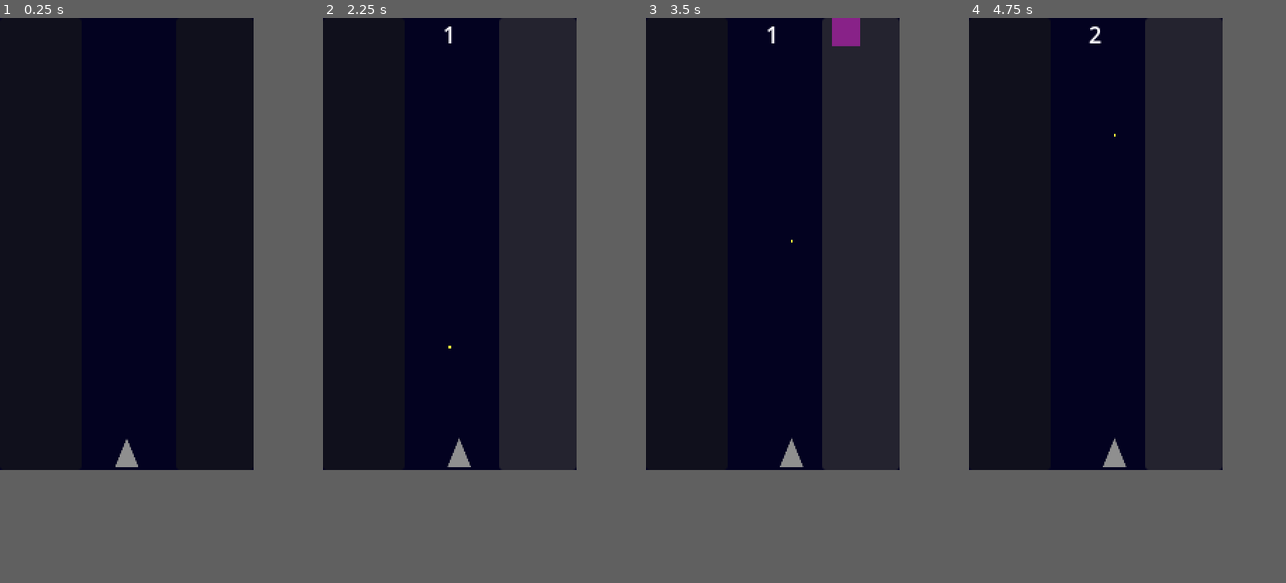
Above: before the commit, frames 1-4 (left to right).
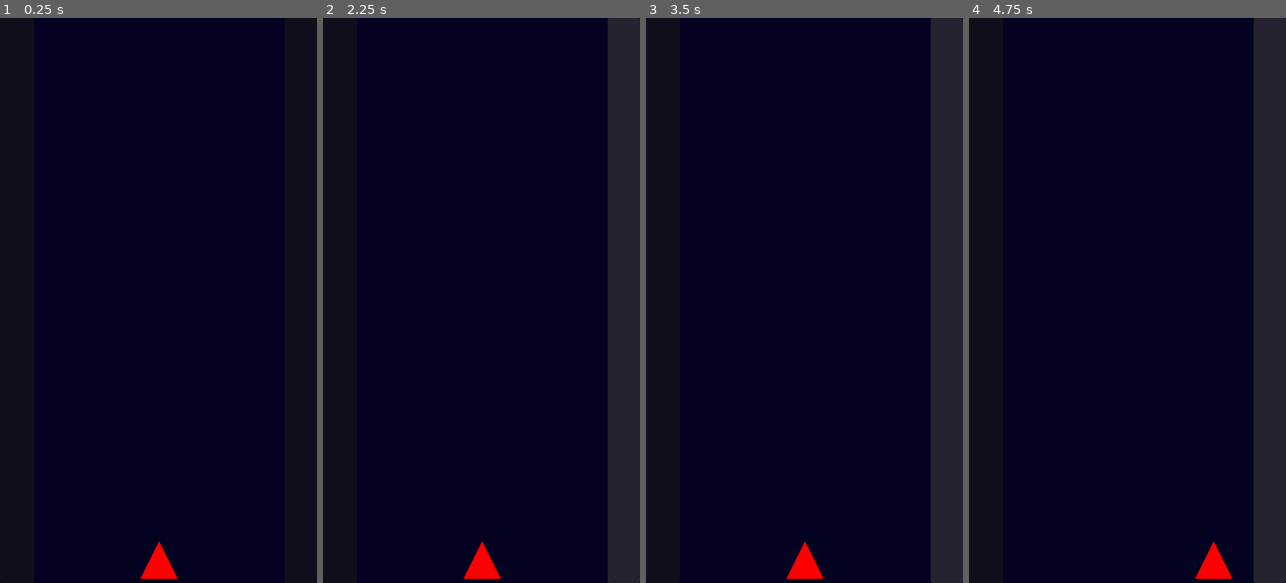
Above: after the commit, the same moments.

Repository: SirLaughy/Space-Shooter
Game: Godot game, scene res://Scenes/root.tscn
Same seed, same stepped clock (60 frames per second), same inputs: the game is played once before the commit and once after it.
Inputs (mouse positions are in pixels of both pictures, inside the frame that each line leads up to; where the layout moved, square brackets give the same spot in the first picture):
- Up to frame 1 (0.25 s): no input
- Up to frame 2 (2.25 s): click (335, 244) [364, 244] at 0.5 s; click (563, 244) [538, 244] at 1.25 s; tap Enter at 2 s; hold D (move_right) from 2.03 s (still down)
- Up to frame 3 (3.5 s): tap Space at 2.75 s; release D (move_right) at 2.78 s; hold A (move_left) from 2.78 s (still down)
- Up to frame 4 (4.75 s): release A (move_left) at 3.53 s; hold D (move_right) from 3.53 s (still down)
The window is 360x640 before the commit and 450x800 after it. Grey fills any space a smaller window leaves; there, only what the larger window draws over its background counts as a difference.

The runs differ from the first frame. In frame 1, 0.6% of the frame differs, in the area x 36-57%, y 74-100%; in frame 2, 30%; in frame 3, 30%; in frame 4, 30%, in the area x 37-100%, y 0-100%.

Commit message:
update viewport size, add movement component, add player_input compnent

Diff:
--- /dev/null
+++ b/Resources/player_appearance.tres
@@ -0,0 +1,17 @@
+[gd_resource type="Resource" script_class="EntityAppearance" format=3 uid="uid://mta1xghkhojs"]
+
+[ext_resource type="Script" uid="uid://dhsbsic06lq62" path="res://Scripts/Resources/entity_appearance.gd" id="1_bfs2v"]
+[ext_resource type="Texture2D" uid="uid://cmron1gvp6nbe" path="res://Assets/Prototype Art/prototype art.svg" id="2_71ty5"]
+
+[sub_resource type="ConvexPolygonShape2D" id="ConvexPolygonShape2D_q1tp2"]
+points = PackedVector2Array(0, 0, 0, 0, 0, 0)
+
+[sub_resource type="AtlasTexture" id="AtlasTexture_hrvkg"]
+atlas = ExtResource("2_71ty5")
+region = Rect2(0, 0, 64, 64)
+
+[resource]
+script = ExtResource("1_bfs2v")
+sprite = SubResource("AtlasTexture_hrvkg")
+collision_shape = SubResource("ConvexPolygonShape2D_q1tp2")
+metadata/_custom_type_script = "uid://dhsbsic06lq62"
--- /dev/null
+++ b/Resources/player_movement_stats.tres
@@ -0,0 +1,10 @@
+[gd_resource type="Resource" script_class="MovementStats" format=3 uid="uid://cm1wcq18wypnc"]
+
+[ext_resource type="Script" uid="uid://c1ficjv4yuedo" path="res://Scripts/Resources/movement_stats.gd" id="1_uc0ob"]
+
+[resource]
+script = ExtResource("1_uc0ob")
+horizontal_speed = 300.0
+acceleration = 200.0
+friction = 1000.0
+metadata/_custom_type_script = "uid://c1ficjv4yuedo"
--- a/Scenes/Actors/entity.tscn
+++ b/Scenes/Actors/entity.tscn
@@ -1,3 +1,10 @@
 [gd_scene format=3 uid="uid://ctnb08c6ebevj"]
 
+[ext_resource type="Script" uid="uid://b2e1y2vqaoycf" path="res://Scripts/Components/Entity.gd" id="1_4fwko"]
+
 [node name="Entity" type="CharacterBody2D" unique_id=1392209091]
+script = ExtResource("1_4fwko")
+
+[node name="Sprite2D" type="Sprite2D" parent="." unique_id=732358157]
+
+[node name="CollisionShape2D" type="CollisionShape2D" parent="." unique_id=428017807]
--- /dev/null
+++ b/Scenes/Actors/player_new.tscn
@@ -0,0 +1,37 @@
+[gd_scene format=3 uid="uid://be3bfh5a5ycw6"]
+
+[ext_resource type="Script" uid="uid://b2e1y2vqaoycf" path="res://Scripts/Components/Entity.gd" id="1_1o03u"]
+[ext_resource type="Texture2D" uid="uid://cmron1gvp6nbe" path="res://Assets/Prototype Art/prototype art.svg" id="2_2ld1s"]
+[ext_resource type="Script" uid="uid://vbarsxij1ugt" path="res://Scripts/Components/movement_player_input.gd" id="3_86vaj"]
+[ext_resource type="Resource" uid="uid://cm1wcq18wypnc" path="res://Resources/player_movement_stats.tres" id="4_7jbla"]
+[ext_resource type="Script" uid="uid://blo8u2akdfi12" path="res://Scripts/Components/movement.gd" id="5_kcttr"]
+
+[sub_resource type="AtlasTexture" id="AtlasTexture_6xdo8"]
+atlas = ExtResource("2_2ld1s")
+region = Rect2(0, 0, 64, 64)
+
+[sub_resource type="ConvexPolygonShape2D" id="ConvexPolygonShape2D_n3dut"]
+points = PackedVector2Array(0, -32, 32, 32, -32, 32)
+
+[node name="PlayerNew" type="CharacterBody2D" unique_id=205930645]
+modulate = Color(1, 0, 0, 1)
+collision_mask = 16
+script = ExtResource("1_1o03u")
+metadata/_custom_type_script = "uid://b2e1y2vqaoycf"
+
+[node name="Sprite2D" type="Sprite2D" parent="." unique_id=858271819]
+texture = SubResource("AtlasTexture_6xdo8")
+
+[node name="CollisionShape2D" type="CollisionShape2D" parent="." unique_id=150285905]
+shape = SubResource("ConvexPolygonShape2D_n3dut")
+
+[node name="MovementPlayerInput" type="Node" parent="." unique_id=2132936046 node_paths=PackedStringArray("actor")]
+script = ExtResource("3_86vaj")
+actor = NodePath("..")
+movement_stats = ExtResource("4_7jbla")
+metadata/_custom_type_script = "uid://vbarsxij1ugt"
+
+[node name="Movement" type="Node" parent="." unique_id=620080337 node_paths=PackedStringArray("actor")]
+script = ExtResource("5_kcttr")
+actor = NodePath("..")
+metadata/_custom_type_script = "uid://blo8u2akdfi12"
--- a/Scenes/root.tscn
+++ b/Scenes/root.tscn
@@ -1,12 +1,11 @@
 [gd_scene format=3 uid="uid://ctlfuh6hsiyko"]
 
 [ext_resource type="Script" uid="uid://byng1xkg6e67c" path="res://Scripts/controls.gd" id="1_8pvmw"]
-[ext_resource type="PackedScene" uid="uid://br0e7vsq5b2ny" path="res://Scenes/Actors/player.tscn" id="1_i04dx"]
 [ext_resource type="Script" uid="uid://c4i4tiiie6qn3" path="res://Scripts/root.gd" id="1_vnucn"]
-[ext_resource type="PackedScene" uid="uid://3gd04kcs71gc" path="res://Scenes/Actors/enemy.tscn" id="4_c3mwy"]
+[ext_resource type="PackedScene" uid="uid://be3bfh5a5ycw6" path="res://Scenes/Actors/player_new.tscn" id="4_4g5cr"]
 
 [sub_resource type="RectangleShape2D" id="RectangleShape2D_vnucn"]
-size = Vector2(7, 420.75)
+size = Vector2(22.75, 1262)
 
 [node name="Root" type="Node2D" unique_id=1123869047]
 script = ExtResource("1_vnucn")
@@ -30,26 +29,17 @@
 grow_horizontal = 0
 grow_vertical = 2
 
-[node name="Player" parent="." unique_id=1071460541 instance=ExtResource("1_i04dx")]
-position = Vector2(90, 308)
-
 [node name="Walls" type="StaticBody2D" parent="." unique_id=2009600047 groups=["Walls"]]
 collision_layer = 16
 collision_mask = 11
 
 [node name="CollisionShape2D_left" type="CollisionShape2D" parent="Walls" unique_id=849977564]
-position = Vector2(-4, 115)
+position = Vector2(-9, 342)
 shape = SubResource("RectangleShape2D_vnucn")
 
 [node name="CollisionShape2D_left2" type="CollisionShape2D" parent="Walls" unique_id=1341654970]
-position = Vector2(184, 119)
+position = Vector2(549, 344)
 shape = SubResource("RectangleShape2D_vnucn")
-
-[node name="Spawner" parent="." unique_id=242555459 instance=ExtResource("4_c3mwy")]
-position = Vector2(92, -64)
-movement_type = 1
-attack_type = 2
-vertical_speed = 0.0
 
 [node name="HUD" type="CanvasLayer" parent="." unique_id=1945069087]
 
@@ -61,6 +51,9 @@
 size_flags_vertical = 0
 horizontal_alignment = 1
 
+[node name="PlayerNew" parent="." unique_id=205930645 instance=ExtResource("4_4g5cr")]
+position = Vector2(271, 921)
+
 [connection signal="button_down" from="Controls/button_left" to="Controls" method="_on_button_left_button_down"]
 [connection signal="button_up" from="Controls/button_left" to="Controls" method="_on_button_left_button_up"]
 [connection signal="button_down" from="Controls/button_right" to="Controls" method="_on_button_right_button_down"]
--- /dev/null
+++ b/Scripts/Components/Entity.gd
@@ -0,0 +1,7 @@
+class_name Entity
+extends CharacterBody2D
+
+@export var entity_appearance: EntityAppearance
+
+@onready var sprite_2d: Sprite2D = $Sprite2D
+@onready var collision_shape_2d: CollisionShape2D = $CollisionShape2D
--- /dev/null
+++ b/Scripts/Components/movement.gd
@@ -0,0 +1,12 @@
+class_name Movement
+extends Node
+
+@export var actor: CharacterBody2D
+@export var min_slide_angle: float  = 0.0
+
+func _ready() -> void:
+	actor.wall_min_slide_angle = min_slide_angle
+	actor.motion_mode = actor.MOTION_MODE_FLOATING
+
+func _physics_process(delta: float) -> void:
+	actor.move_and_slide()
--- /dev/null
+++ b/Scripts/Components/movement_player_input.gd
@@ -0,0 +1,21 @@
+class_name MovementPlayerInput
+extends Node
+
+@export var actor: CharacterBody2D
+@export var movement_stats: MovementStats
+
+var direction= Vector2(0, 0)
+
+func _input(event: InputEvent) -> void:
+	if event.is_action("move_left"):
+		direction.x = -1
+	elif event.is_action("move_right"):
+		direction.x = 1
+	else:
+		direction.x = 0
+
+func _physics_process(delta: float) -> void:
+	if direction.x != 0:
+		actor.velocity = actor.velocity.move_toward(direction * movement_stats.horizontal_speed, movement_stats.acceleration * delta)
+	else:
+		actor.velocity = actor.velocity.move_toward(Vector2.ZERO, movement_stats.friction * delta)
--- /dev/null
+++ b/Scripts/Resources/entity_appearance.gd
@@ -0,0 +1,5 @@
+class_name EntityAppearance
+extends Resource
+
+@export var sprite: Texture
+@export var collision_shape: Shape2D
--- /dev/null
+++ b/Scripts/Resources/movement_stats.gd
@@ -0,0 +1,6 @@
+class_name MovementStats
+extends Resource
+
+@export var horizontal_speed: float = 100.0
+@export var acceleration: float = 1000.0
+@export var friction: float = 500.0
--- a/project.godot
+++ b/project.godot
@@ -26,8 +26,8 @@
 
 [display]
 
-window/size/viewport_width=180
-window/size/viewport_height=320
+window/size/viewport_width=540
+window/size/viewport_height=960
 window/stretch/mode="viewport"
 window/handheld/orientation=1
 
Not shown, added: Scripts/Components/Entity.gd.uid
Not shown, added: Scripts/Components/movement.gd.uid
Not shown, added: Scripts/Components/movement_player_input.gd.uid
Not shown, added: Scripts/Resources/entity_appearance.gd.uid
Not shown, added: Scripts/Resources/movement_stats.gd.uid
